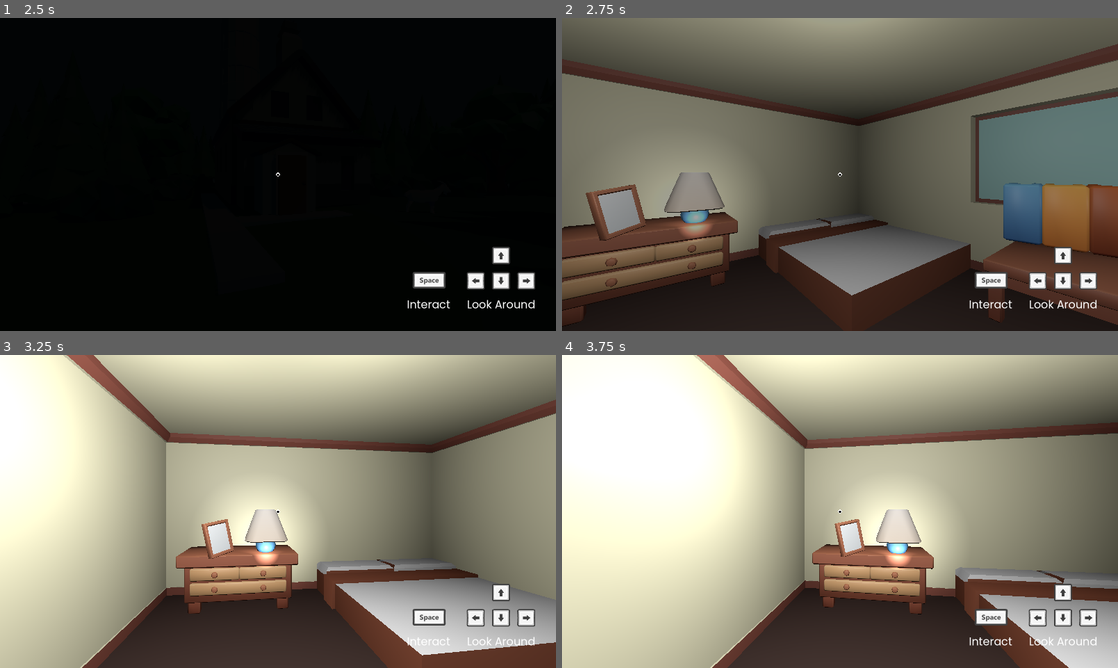
Above: before the commit, frames 1-4 (two rows, left to right).
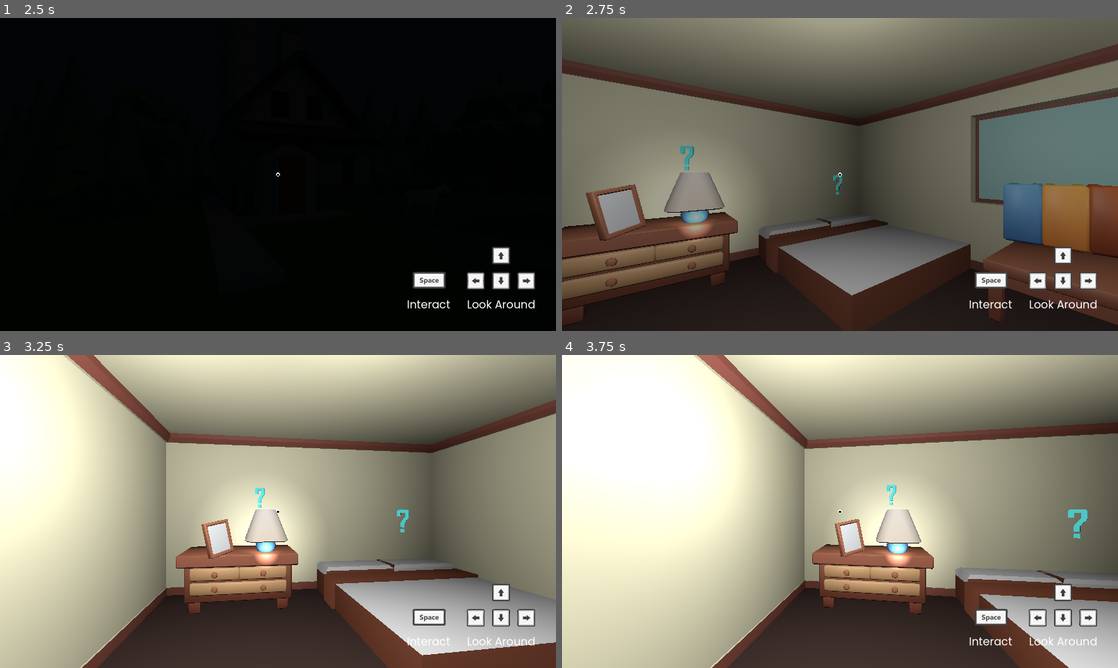
Above: after the commit, the same moments.

Repository: Illuminate-Wisc/Lighthouse
Game: Godot game, scene res://src/scenes/main_menu/main_menu.tscn
Same seed, same stepped clock (60 frames per second), same inputs: the game is played once before the commit and once after it.
Inputs:
- Up to frame 1 (2.5 s): click "Start" at 0.5 s; tap Enter (ui_accept) at 1.25, 1.52, 2.27 s; tap Space (select) at 1.35, 2.3 s; tap S (look_down) at 2.1 s
- Up to frame 2 (2.75 s): no input
- Up to frame 3 (3.25 s): hold A (look_left) from 2.78 s (still down); tap Space (select) at 3.05 s
- Up to frame 4 (3.75 s): release A (look_left) at 3.53 s; tap D (look_right) at 3.6 s

Frame 1 is identical in both runs. In frame 2, 0.1% of the frame differs, in the area x 21-51%, y 40-57%; in frame 3, 0.1%; in frame 4, 0.2%, in the area x 58-95%, y 41-59%.

Commit message:
create question mark

Diff:
--- /dev/null
+++ b/src/materials/pointOfInterest_mat.tres
@@ -0,0 +1,5 @@
+[gd_resource type="StandardMaterial3D" format=3 uid="uid://dcwr7nm5dkw0l"]
+
+[resource]
+albedo_color = Color(0.384314, 1, 1, 1)
+emission_enabled = true
--- /dev/null
+++ b/src/pointOfInterest/PointOfInterest.gd
@@ -0,0 +1,27 @@
+extends Node3D
+@export var to_scene: String
+@onready var init_y := position.y
+
+var move: bool = false
+var theta: float = 0
+
+
+func _ready():
+	pass
+
+func _physics_process(delta):
+	if move:
+		theta += PI / 2 * delta
+		position.y = init_y + sin(theta) / 8
+
+
+func _on_focus_observer_focused():
+	move = true
+
+
+func _on_focus_observer_unfocused():
+	move = false
+
+
+func _on_focus_observer_selected():
+	SceneSwitcher.to(to_scene)
--- /dev/null
+++ b/src/pointOfInterest/PointOfInterest.tscn
@@ -0,0 +1,26 @@
+[gd_scene load_steps=5 format=3 uid="uid://dxyukv1jqli5a"]
+
+[ext_resource type="Script" path="res://src/pointOfInterest/PointOfInterest.gd" id="1_bu47k"]
+[ext_resource type="PackedScene" uid="uid://bir05ignr5jhx" path="res://src/pointOfInterest/questionMark.glb" id="1_tsfwn"]
+[ext_resource type="Script" path="res://src/utils/focus_observer.gd" id="2_504qw"]
+
+[sub_resource type="BoxShape3D" id="BoxShape3D_ng6ce"]
+size = Vector3(1.3406, 18.9053, 1)
+
+[node name="PointOfInterest" type="Node3D"]
+script = ExtResource("1_bu47k")
+
+[node name="questionMark" parent="." instance=ExtResource("1_tsfwn")]
+
+[node name="FocusObserver" type="Area3D" parent="."]
+transform = Transform3D(1, 0, 0, 0, 1, 0, 0, 0, 1, 0.175869, 0, 0)
+collision_layer = 3
+script = ExtResource("2_504qw")
+
+[node name="CollisionShape3D" type="CollisionShape3D" parent="FocusObserver"]
+transform = Transform3D(1, 0, 0, 0, 1, 0, 0, 0, 1, 0, 1, 0)
+shape = SubResource("BoxShape3D_ng6ce")
+
+[connection signal="focused" from="FocusObserver" to="." method="_on_focus_observer_focused"]
+[connection signal="selected" from="FocusObserver" to="." method="_on_focus_observer_selected"]
+[connection signal="unfocused" from="FocusObserver" to="." method="_on_focus_observer_unfocused"]
--- a/src/scenes/rooms/LivingCorridor.tscn
+++ b/src/scenes/rooms/LivingCorridor.tscn
@@ -13,6 +13,7 @@
 [ext_resource type="Script" path="res://src/player/movement/gateway.gd" id="11_o1uxe"]
 [ext_resource type="Script" path="res://src/utils/focus_observer.gd" id="12_1d75e"]
 [ext_resource type="Shader" path="res://src/shaders/outline.gdshader" id="13_jnjhr"]
+[ext_resource type="PackedScene" uid="uid://dxyukv1jqli5a" path="res://src/pointOfInterest/PointOfInterest.tscn" id="14_g6ype"]
 
 [sub_resource type="BoxShape3D" id="BoxShape3D_vest1"]
 size = Vector3(1, 2, 1)
@@ -107,6 +108,14 @@
 transform = Transform3D(0.2, 0, 0, 0, 0.2, 0, 0, 0, 0.2, 0.4, 1.05884, 0)
 mesh = SubResource("SphereMesh_77mkb")
 
+[node name="PointOfInterest" parent="." instance=ExtResource("14_g6ype")]
+transform = Transform3D(0.371345, 0, -0.334818, 0, 0.5, 0, 0.334818, 0, 0.371345, 1.342, -1, -3.245)
+to_scene = "res://src/scenes/world/world.tscn"
+
+[node name="PointOfInterest2" parent="." instance=ExtResource("14_g6ype")]
+transform = Transform3D(0.46227, 0, -0.190543, 0, 0.5, 0, 0.190543, 0, 0.46227, -0.644184, -0.583681, -3.89823)
+to_scene = "res://src/scenes/world/world.tscn"
+
 [connection signal="focused" from="Gateway2/FocusObserver" to="Gateway2" method="_on_focus_observer_focused" flags=18]
 [connection signal="selected" from="Gateway2/FocusObserver" to="Gateway2" method="_on_focus_observer_selected" flags=18]
 [connection signal="unfocused" from="Gateway2/FocusObserver" to="Gateway2" method="_on_focus_observer_unfocused" flags=18]
Binary file added: src/pointOfInterest/questionMark.glb
Not shown, added: src/pointOfInterest/questionMark.glb.import
Not shown: 1 places in src/scenes/rooms/LivingCorridor.tscn that only renumber resources
